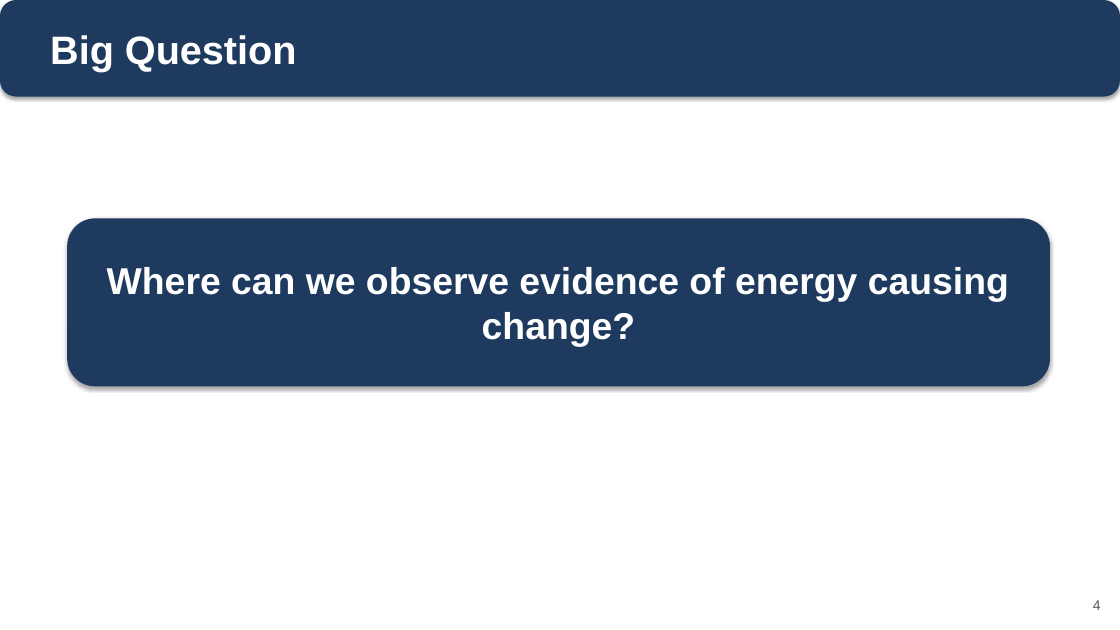
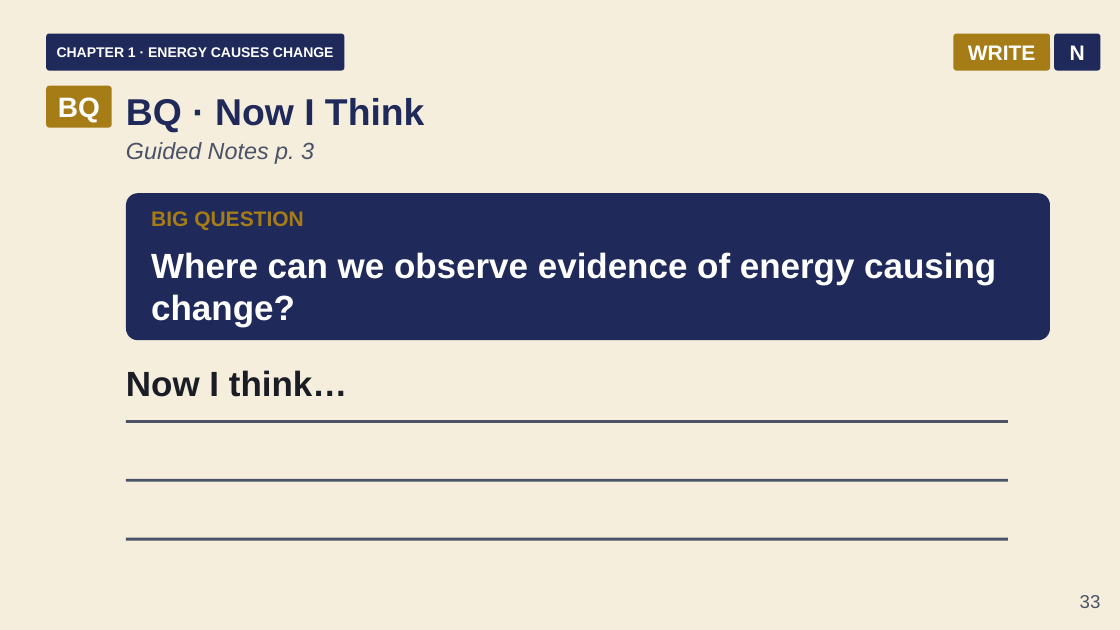
Before and after one commit to owenreagan-cyber/grade-4-energy-transfer-transformation, a slide deck: slide 33 of production/slides/01-ch1-energy-causes-change-slides.pptx (slide 4 before the commit). Drawn at 1120x630 pixels with LibreOffice and Linux fonts; fonts in the diff are those of the drawing. Boxes give left, top, right and bottom in pixels: in the first picture for what was removed or moved away, otherwise in the second. Text is boxed around its words. In the diff, an @@ line names an element or a change of style, - is before the commit and + after.

Commit message:
Build Chapter 1 gold-standard slideshow and sync playbook

```diff
--- a/production/slides/01-ch1-energy-causes-change-slides.pptx
+++ b/production/slides/01-ch1-energy-causes-change-slides.pptx
@@ rounded rectangle removed at (0,0,1120,97) @@
@@ rectangle added at (0,0,1120,630), fill #F5EEDC @@
@@ rounded rectangle added at (46,34,344,71), fill #1F2A5A, 12 pt, text #FFFFFF, bold @@
+CHAPTER 1 · ENERGY CAUSES CHANGE
@@ rounded rectangle added at (954,34,1050,71), fill #A67C16, 18 pt, text #FFFFFF, bold @@
+WRITE
@@ rounded rectangle added at (1054,34,1101,71), fill #1F2A5A, 18 pt, text #FFFFFF, bold @@
+N
@@ rounded rectangle added at (46,86,112,128), fill #A67C16, 24 pt, text #FFFFFF, bold @@
+BQ
@@ text added at (126,98,425,133), 32 pt, text #1F2A5A, bold @@
+BQ · Now I Think
@@ text added at (126,142,314,164), 20 pt, text #4A5268, italic @@
+Guided Notes p. 3
@@ rounded rectangle added at (126,193,1050,340), fill #1F2A5A @@
@@ text "BIG QUESTION" at (151,211,304,230): vertical alignment middle to top @@
@@ text at (151,211,304,230): text changed; size 34 to 18 pt; text colour #FFFFFF to #A67C16 @@
-Big Question
+BIG QUESTION
@@ text "Where can we observe evidence ...": place and size @@
-text "Where can we observe evidence ..." at (67,218,1050,386)
+text "Where can we observe evidence ..." at (151,252,996,327)
@@ text "Where can we observe evidence ..." at (151,252,996,327): size 32 to 30 pt; alignment centre to left; more space between paragraphs; vertical alignment middle to top; fill #1F3A5F to none; shadow off @@
@@ text added at (126,370,348,397), 30 pt, text #1A1D26, bold @@
+Now I think…
@@ rectangle added at (126,420,1008,423), fill #4A5268 @@
@@ rectangle added at (126,479,1008,482), fill #4A5268 @@
@@ rectangle added at (126,538,1008,541), fill #4A5268 @@
@@ text added at (1080,595,1101,608), 16 pt, text #4A5268 @@
+33
@@ text removed at (1093,600,1101,610) @@
-4
```
Also in this commit, not shown: 3 other slides changed, 41 slides added, 22 slides removed, 59 other files.
